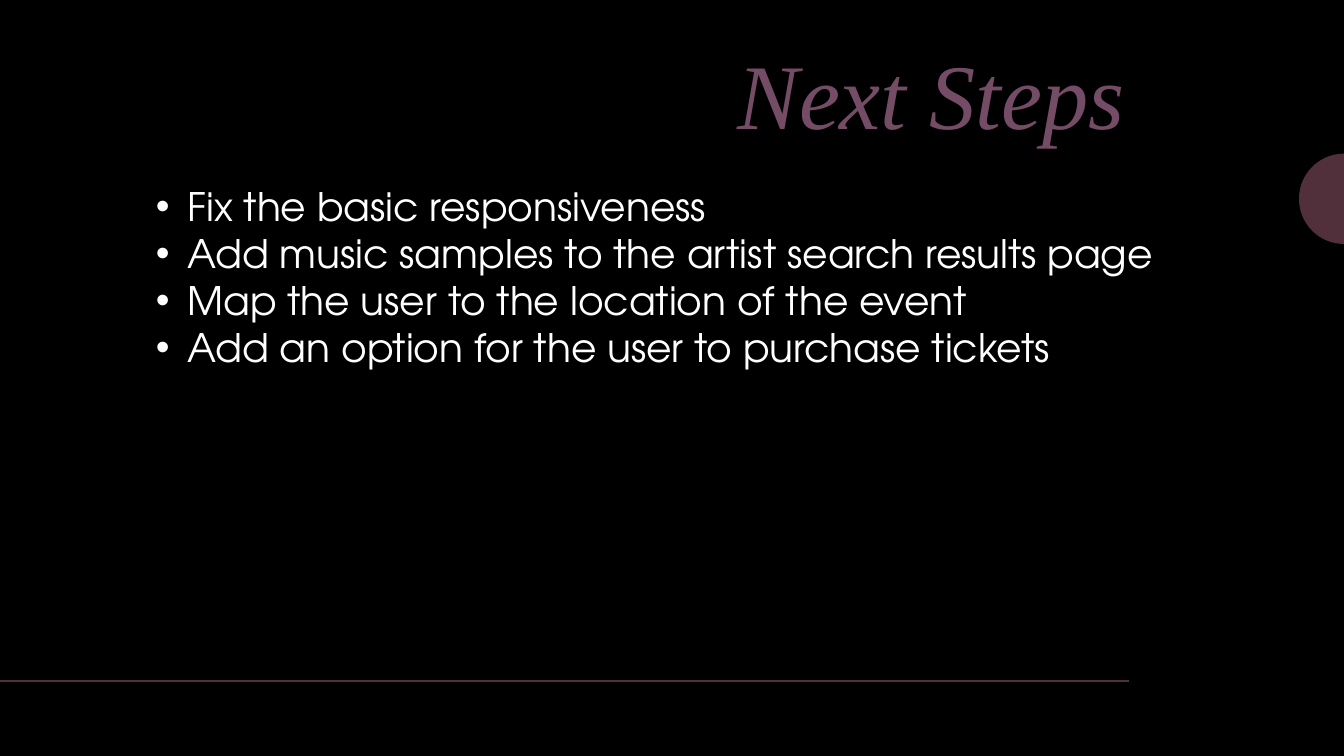
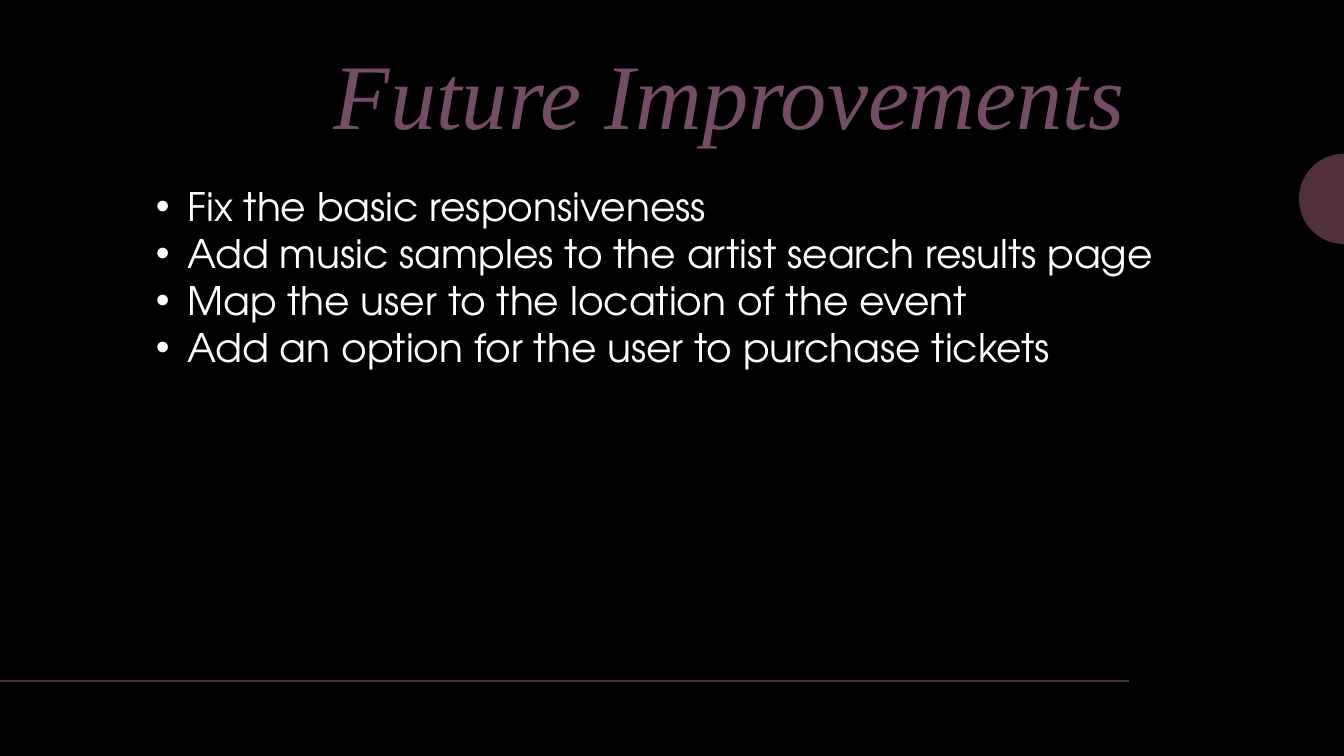
Before and after one commit to bburwell91/Project-1, a slide deck: slide 6 of Project-1.pptx. Drawn at 1344x756 pixels with LibreOffice and Linux fonts; fonts in the diff are those of the drawing. Boxes give left, top, right and bottom in pixels: in the first picture for what was removed or moved away, otherwise in the second. Text is boxed around its words. In the diff, an @@ line names an element or a change of style, - is before the commit and + after.

```diff
--- a/Project-1.pptx
+++ b/Project-1.pptx
@@ text at [334,68,1125,146]: text changed @@
-Next Steps
+Future Improvements
```
Also in this commit, not shown: 3 other slides changed, 1 slide added, 2 other files.
